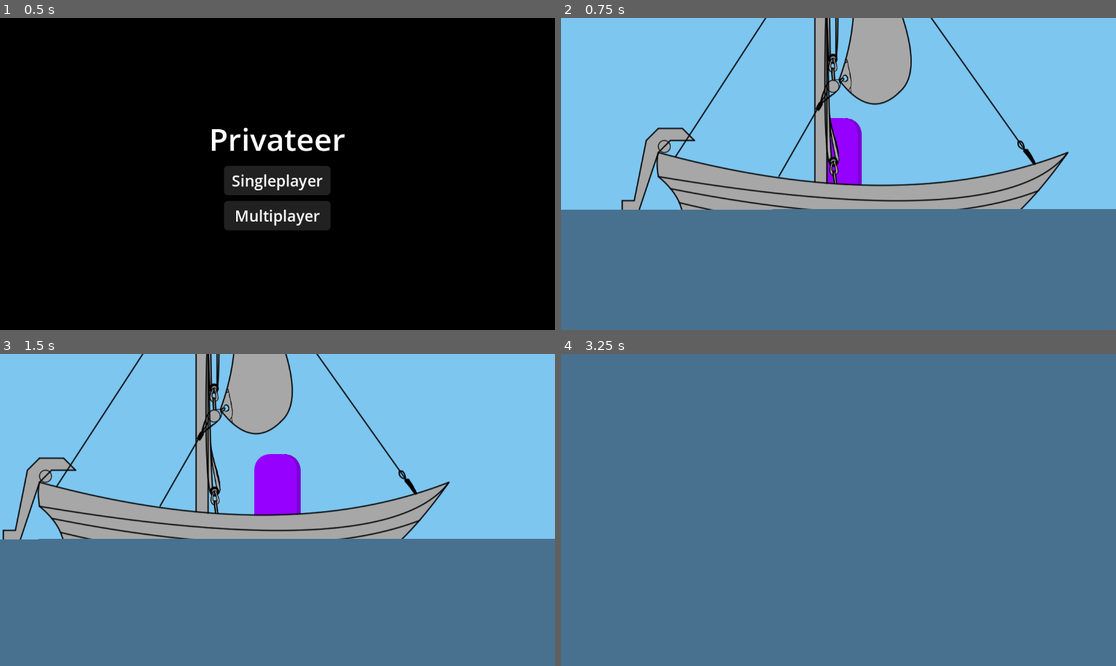
Above: before the commit, frames 1-4 (two rows, left to right).
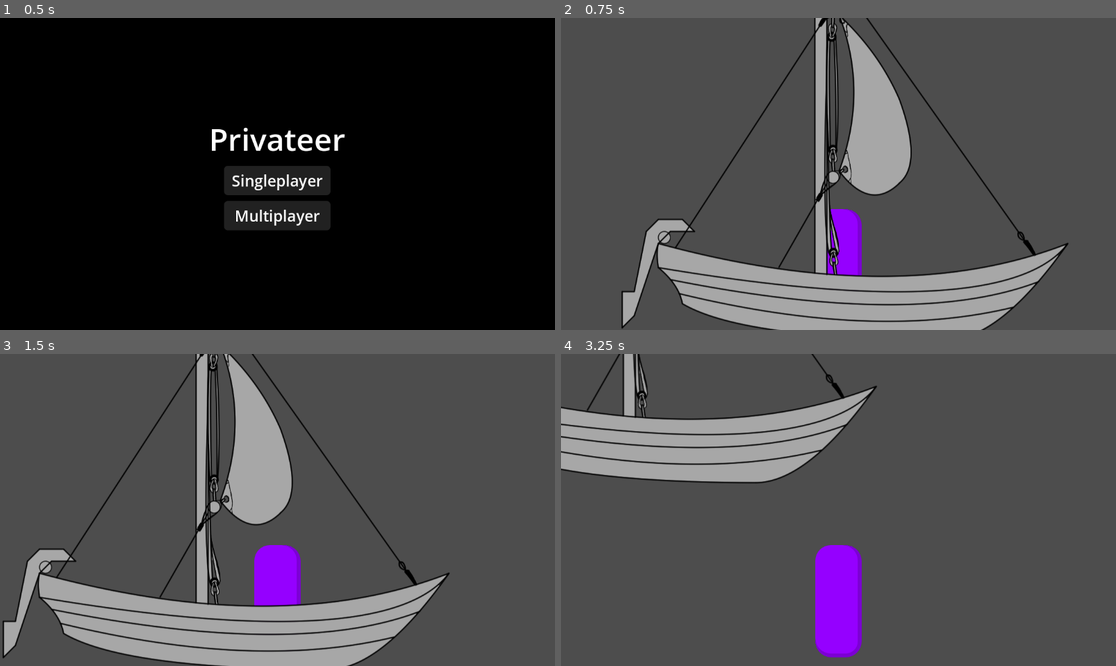
Above: after the commit, the same moments.

Repository: Changryy/Privateer
Game: Godot game, scene res://Game/Menu/Menu.tscn
The game is run twice, just before and just after one commit, with the same random seed, the same clock (stepped at 60 frames per second) and the same inputs.
Inputs:
- Up to frame 1 (0.5 s): no input
- Up to frame 2 (0.75 s): click "Singleplayer" at 0.5 s
- Up to frame 3 (1.5 s): tap Enter at 1.25 s; hold D (right) from 1.28 s (still down)
- Up to frame 4 (3.25 s): tap Space (jump) at 1.52, 2.27 s; release D (right) at 2.78 s; hold A (left) from 2.78 s (still down)

Frame 1 is identical in both runs. In frame 2, 97% of the frame differs, in the area x 0-100%, y 0-100%; in frame 3, 97%; in frame 4, 100%.

Commit message:
Added water

Diff:
--- a/Game/World/Main.tscn
+++ b/Game/World/Main.tscn
@@ -1,6 +1,7 @@
-[gd_scene load_steps=5 format=3 uid="uid://ydu4iqbf4i7i"]
+[gd_scene load_steps=6 format=3 uid="uid://ydu4iqbf4i7i"]
 
 [ext_resource type="Texture2D" uid="uid://5fb2bxhpfha5" path="res://Game/World/Ship/Dingy.png" id="1_jdn7e"]
+[ext_resource type="Texture2D" uid="uid://dqsgl7b4ohmgo" path="res://Game/World/Ocean/PrivateersConceptWater.png" id="2_l1nrt"]
 
 [sub_resource type="RectangleShape2D" id="RectangleShape2D_t08px"]
 size = Vector2(594.731, 20)
@@ -12,51 +13,85 @@
 size = Vector2(155.419, 20)
 
 [node name="Root" type="Node2D"]
+metadata/_edit_horizontal_guides_ = []
 
 [node name="Background" type="CanvasLayer" parent="."]
 layer = -1
 
 [node name="ColorRect" type="ColorRect" parent="Background"]
+visible = false
 anchors_preset = 15
 anchor_right = 1.0
 anchor_bottom = 1.0
 grow_horizontal = 2
 grow_vertical = 2
-color = Color(0.490196, 0.776471, 0.941176, 1)
+color = Color(0.690719, 0.885804, 1, 1)
 
-[node name="Ship" type="CharacterBody2D" parent="."]
+[node name="Ship" type="AnimatableBody2D" parent="."]
 z_index = 10
+
+[node name="CollisionShape2D" type="CollisionShape2D" parent="Ship"]
+position = Vector2(-30.2768, 41.667)
+rotation = 0.108154
+shape = SubResource("RectangleShape2D_t08px")
+
+[node name="CollisionShape2D2" type="CollisionShape2D" parent="Ship"]
+position = Vector2(425, -58)
+rotation = -0.871985
+shape = SubResource("RectangleShape2D_adiok")
+
+[node name="CollisionShape2D4" type="CollisionShape2D" parent="Ship"]
+position = Vector2(316, 38)
+rotation = -0.577354
+shape = SubResource("RectangleShape2D_adiok")
+
+[node name="CollisionShape2D3" type="CollisionShape2D" parent="Ship"]
+position = Vector2(-348.49, -49.2081)
+rotation = -2.02628
+shape = SubResource("RectangleShape2D_s58j4")
 
 [node name="Sprite2D" type="Sprite2D" parent="Ship"]
 position = Vector2(25, -375)
 texture = ExtResource("1_jdn7e")
 
-[node name="CollisionShape2D" type="CollisionShape2D" parent="Ship"]
-position = Vector2(-30.2768, 41.667)
-rotation = 0.108154
-scale = Vector2(1, 1)
-shape = SubResource("RectangleShape2D_t08px")
+[node name="Polygon2D" type="Polygon2D" parent="."]
+visible = false
+z_index = 20
+position = Vector2(1450, 27)
+color = Color(0.230469, 0.445313, 0.566406, 1)
+polygon = PackedVector2Array(-7732, 3, 6021, 1, 6025, 4105, -7725, 4106)
 
-[node name="CollisionShape2D2" type="CollisionShape2D" parent="Ship"]
-position = Vector2(425, -58)
-rotation = -0.871985
-scale = Vector2(1, 1)
-shape = SubResource("RectangleShape2D_adiok")
+[node name="PrivateersConceptWater" type="Sprite2D" parent="Polygon2D"]
+z_index = -1
+position = Vector2(-1407, -32)
+texture = ExtResource("2_l1nrt")
+region_enabled = true
+region_rect = Rect2(73.541, 767.445, 842.297, 169.104)
 
-[node name="CollisionShape2D4" type="CollisionShape2D" parent="Ship"]
-position = Vector2(316, 38)
-rotation = -0.577354
-scale = Vector2(1, 1)
-shape = SubResource("RectangleShape2D_adiok")
+[node name="PrivateersConceptWater2" type="Sprite2D" parent="Polygon2D"]
+z_index = -1
+position = Vector2(-2207, -32)
+texture = ExtResource("2_l1nrt")
+region_enabled = true
+region_rect = Rect2(73.541, 767.445, 842.297, 169.104)
 
-[node name="CollisionShape2D3" type="CollisionShape2D" parent="Ship"]
-position = Vector2(-348.49, -49.2081)
-rotation = -2.02628
-scale = Vector2(1, 1)
-shape = SubResource("RectangleShape2D_s58j4")
+[node name="PrivateersConceptWater3" type="Sprite2D" parent="Polygon2D"]
+z_index = -1
+position = Vector2(-607, -32)
+texture = ExtResource("2_l1nrt")
+region_enabled = true
+region_rect = Rect2(73.541, 767.445, 842.297, 169.104)
 
-[node name="Polygon2D" type="Polygon2D" parent="."]
-z_index = 20
-position = Vector2(1450, -8)
-color = Color(0.285156, 0.445313, 0.5625, 1)
-polygon = PackedVector2Array(-7732, 3, 6021, 1, 6025, 4105, -7725, 4106)
+[node name="PrivateersConceptWater4" type="Sprite2D" parent="Polygon2D"]
+z_index = -1
+position = Vector2(193, -32)
+texture = ExtResource("2_l1nrt")
+region_enabled = true
+region_rect = Rect2(73.541, 767.445, 842.297, 169.104)
+
+[node name="PrivateersConceptWater5" type="Sprite2D" parent="Polygon2D"]
+z_index = -1
+position = Vector2(-3009, -32)
+texture = ExtResource("2_l1nrt")
+region_enabled = true
+region_rect = Rect2(73.541, 767.445, 842.297, 169.104)
--- a/Game/World/Player/Player.gd
+++ b/Game/World/Player/Player.gd
@@ -4,7 +4,6 @@
 const SPEED: float = 600
 const GRAVITY: float = 1_500
 const JUMP_HEIGHT: float = 1_000
-
 
 
 
--- a/Game/World/Player/Player.tscn
+++ b/Game/World/Player/Player.tscn
@@ -23,6 +23,7 @@
 shape = SubResource("CapsuleShape2D_6cmj4")
 
 [node name="Camera2D" type="Camera2D" parent="."]
+position = Vector2(0, -189)
 
 [node name="Panel" type="Panel" parent="."]
 offset_left = -48.0
Binary file added: Game/World/Ocean/PrivateersConceptWater.png
Not shown, added: Game/World/Ocean/PrivateersConceptWater.png.import
